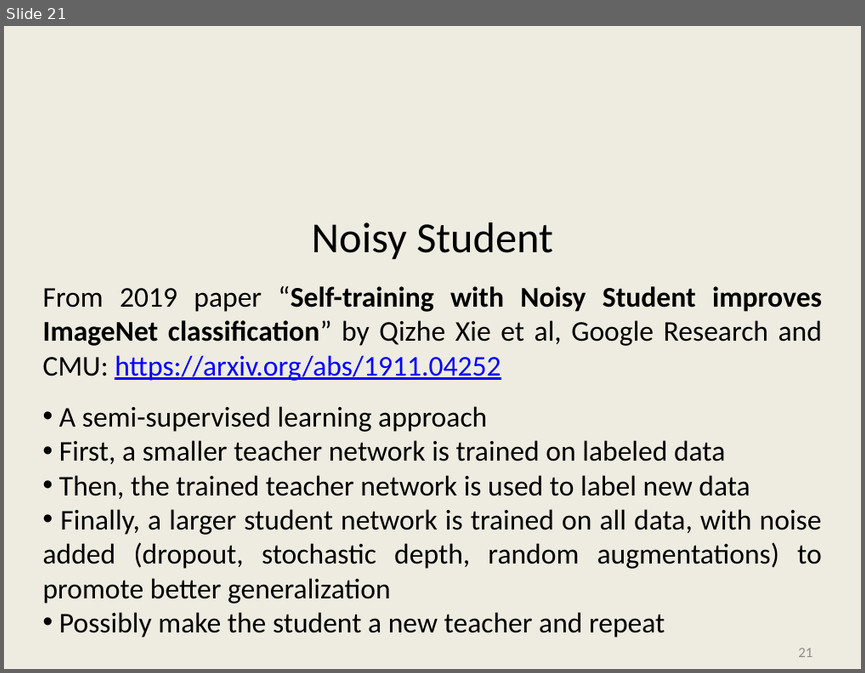
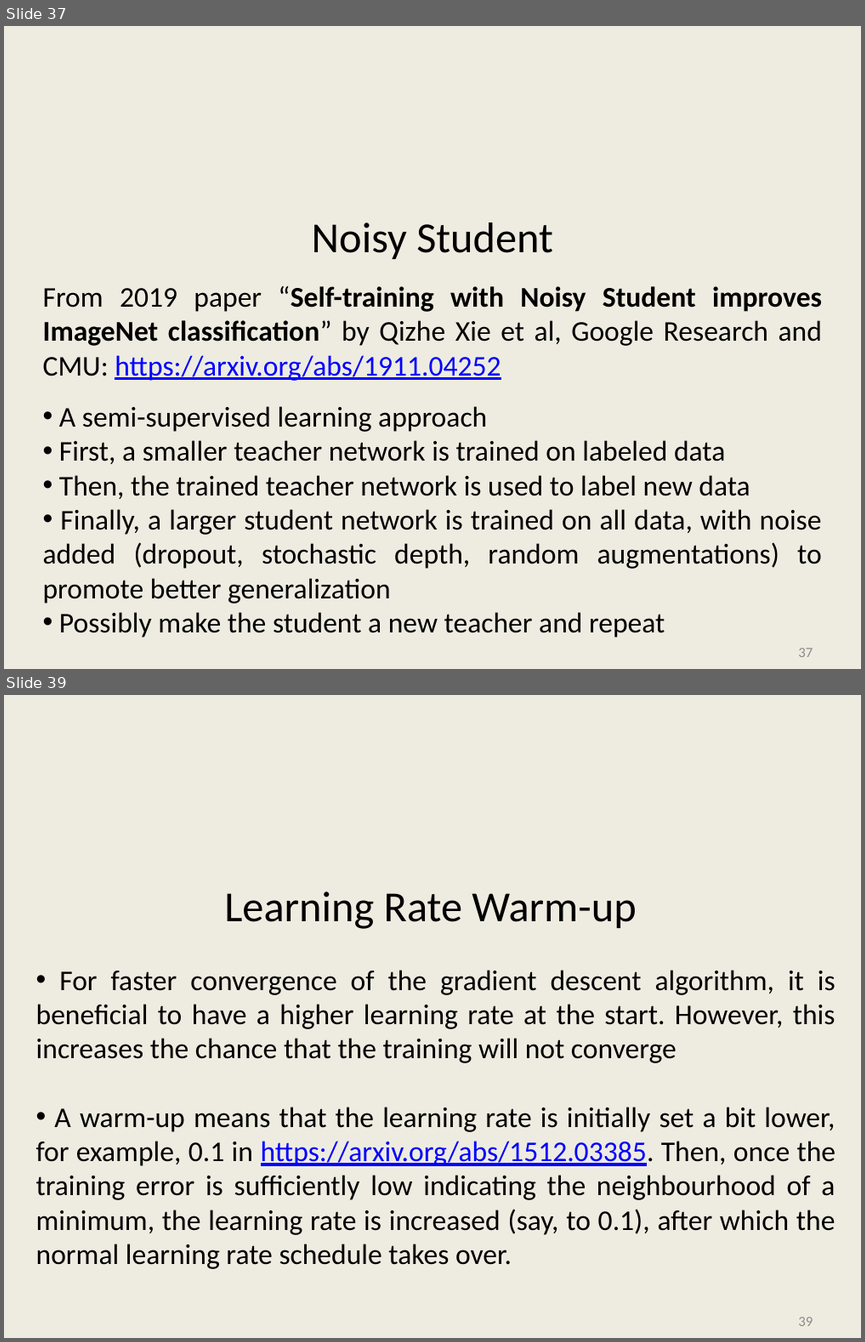
Before and after one commit to kriventsov/kaggle-2020-Cornell-Birdcall-Identification-presentation, a slide deck: Cornell Birdcall.pptx. Shown one above the other, each under a label of ours: slide 21 before the commit, slides 37 and 39 after it; the slides between them are not shown. The pictures are 865x673 and 865x1342 pixels, drawn with LibreOffice and Linux fonts; fonts in the diff are those of the drawing; background and template pictures are left out. Boxes give left, top, right and bottom in pixels: in the first picture for what was removed or moved away, otherwise in the second. Text is boxed around its words. In the diff, an @@ line names an element or a change of style, - is before the commit and + after.

```diff
--- a/Cornell Birdcall.pptx
+++ b/Cornell Birdcall.pptx
@@ slide 39 added at [4,695,861,1338], background #EEECE1 @@
@@ text added at [224,891,636,929], 36 pt, text #000000 @@
+Learning Rate Warm-up
@@ text added at [36,970,836,1269], 24 pt, text #000000 @@
+• For faster convergence of the gradient descent algorithm, it is beneficial to have a higher learning rate at the start. However, this increases the chance that the training will not converge
+• A warm-up means that the learning rate is initially set a bit lower, for example, 0.1 in https://arxiv.org/abs/1512.03385. Then, once the training error is sufficiently low indicating the neighbourhood of a minimum, the learning rate is increased (say, to 0.1), after which the normal learning rate schedule takes over.
@@ page number added at [798,1316,812,1326], 12 pt, text #8C8C8C @@
+39
@@ what was slide 21 is now slide 37 @@
@@ page number at [798,647,812,657]: text changed @@
-21
+37
```
Also in this commit, not shown: 14 slides changed, 3 other slides added, 1 slide removed.
